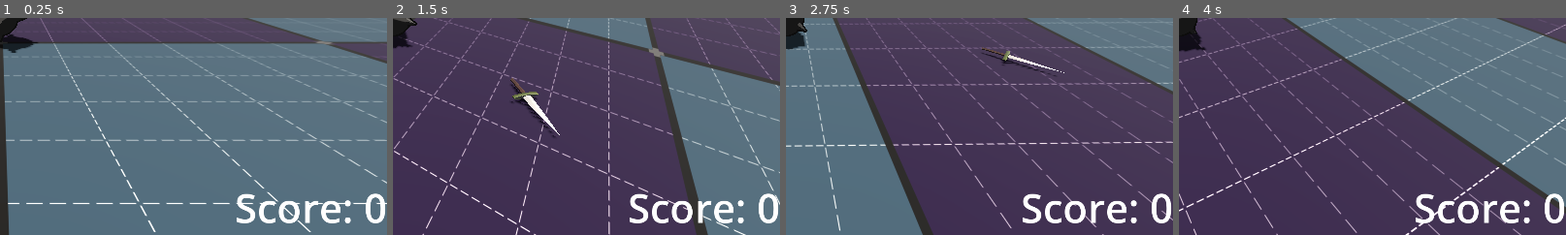
Above: before the commit, frames 1-4 (left to right).
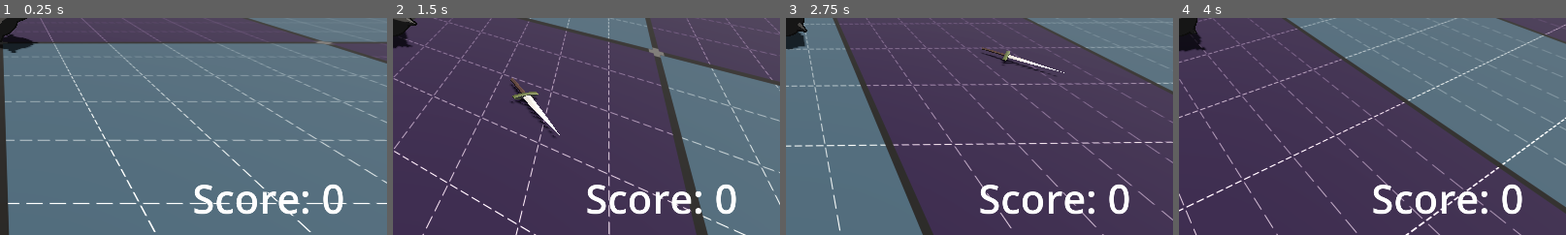
Above: after the commit, the same moments.

Repository: erikringwalters/pirate-jam-16-prototype
Game: Godot game, scene res://scenes/main.tscn
Same seed, same stepped clock (60 frames per second), same inputs: the game is played once before the commit and once after it.
Inputs (mouse positions are % of the whole screen's width and height, from its top left):
- Up to frame 1 (0.25 s): no input
- Up to frame 2 (1.5 s): tap Enter (restart) at 0.5, 1.25 s; move the mouse to (72, 45) at 0.52 s; press the mouse at (72, 45) at 0.53 s; hold D (move_right) 0.53-1.28 s; move the mouse to (45, 50) at 1.27 s; release the mouse at (45, 50) at 1.28 s; hold W (move_up) from 1.28 s (still down); click (45, 50) at 1.35 s
- Up to frame 3 (2.75 s): keep holding W (move_up); tap Enter (restart) at 2 s; move the mouse to (52, 48) at 2.02 s; press the mouse at (52, 48) at 2.03 s
- Up to frame 4 (4 s): keep holding W (move_up); tap Enter (restart) at 2.75, 3.5 s; move the mouse to (49, 52) at 2.77 s; release the mouse at (49, 52) at 2.78 s; click (49, 52) at 2.85 s; move the mouse to (57, 51) at 3.52 s; press the mouse at (57, 51) at 3.53 s
The pictures show only the part of the screen within x 50-100%, y 50-100%; the shares and areas given below are measured in that part.

The runs differ from the first frame. In frame 1, 2.9% of the frame differs, in the area x 50-100%, y 76-95%; in frame 2, 3.0%; in frame 3, 3.0%; in frame 4, 3.0%.

Commit message:
wave # shown between waves

Diff:
--- a/scenes/level/level.tscn
+++ b/scenes/level/level.tscn
@@ -69,7 +69,7 @@
 
 [node name="WaveTimer" type="Timer" parent="."]
 unique_name_in_owner = true
-wait_time = 3.0
+wait_time = 5.0
 one_shot = true
 
 [connection signal="timeout" from="EnemyCountTimer" to="." method="_on_enemy_count_timer_timeout"]
--- a/scenes/ui/ui.tscn
+++ b/scenes/ui/ui.tscn
@@ -98,6 +98,19 @@
 theme_override_font_sizes/font_size = 70
 text = "[ Press Enter or Start Button to restart ]"
 
+[node name="WaveCount" type="Label" parent="BlackScreen"]
+layout_mode = 1
+anchors_preset = 15
+anchor_right = 1.0
+anchor_bottom = 1.0
+grow_horizontal = 2
+grow_vertical = 2
+theme_override_colors/font_color = Color(1, 1, 1, 0)
+theme_override_font_sizes/font_size = 200
+text = "Wave X"
+horizontal_alignment = 1
+vertical_alignment = 1
+
 [node name="Score" type="Label" parent="."]
 layout_mode = 1
 anchors_preset = 3
@@ -105,9 +118,22 @@
 anchor_top = 1.0
 anchor_right = 1.0
 anchor_bottom = 1.0
-offset_left = -377.0
-offset_top = -137.0
+offset_left = -482.0
+offset_top = -160.0
+offset_right = -105.0
+offset_bottom = -23.0
 grow_horizontal = 0
 grow_vertical = 0
 theme_override_font_sizes/font_size = 100
 text = "Score: 0"
+
+[node name="WaveFinishedTimer" type="Timer" parent="."]
+wait_time = 1.5
+one_shot = true
+
+[node name="WaveCountTimer" type="Timer" parent="."]
+process_mode = 3
+one_shot = true
+
+[connection signal="timeout" from="WaveFinishedTimer" to="." method="_on_wave_finished_timer_timeout"]
+[connection signal="timeout" from="WaveCountTimer" to="." method="_on_wave_count_timer_timeout"]
--- a/scenes/weapons/explosion.tscn
+++ b/scenes/weapons/explosion.tscn
@@ -7,7 +7,7 @@
 
 [sub_resource type="StandardMaterial3D" id="StandardMaterial3D_nmdyk"]
 transparency = 1
-albedo_color = Color(0.890196, 0.576471, 0, 0.0862745)
+albedo_color = Color(0.890196, 0.576471, 0, 0.160784)
 emission_enabled = true
 emission = Color(0.85337, 0.558816, 0, 1)
 emission_energy_multiplier = 2.0
--- a/scripts/items.gd
+++ b/scripts/items.gd
@@ -12,7 +12,6 @@
 		"base_cooldown": common_base_cooldown,
 		"cooldown_mult": 1.0,
 		"model_rotation": 1,
-		"wave": [1, 3, 2, 3, 2, 4]
 	},
 	"Sword" : {
 		"path":"res://assets/weapons/Sword.fbx",
@@ -22,7 +21,6 @@
 		"base_cooldown": common_base_cooldown,
 		"cooldown_mult": 1.0,
 		"model_rotation": 1,
-		"wave": [0, 0, 1, 3, 2, 4]
 	},
 	"Handgun" : {
 		"path":"res://assets/weapons/Handgun.fbx",
@@ -32,7 +30,6 @@
 		"base_cooldown": common_base_cooldown,
 		"cooldown_mult": 1.0,
 		"model_rotation": 1,
-		"wave": [0, 1, 1, 3, 4, 4]
 	},
 	"Shotgun" : {
 		"path":"res://assets/weapons/Shotgun.fbx",
@@ -42,7 +39,6 @@
 		"base_cooldown": common_base_cooldown,
 		"cooldown_mult": 1.0,
 		"model_rotation": 1,
-		"wave": [0, 0, 0, 0, 1, 3]
 	},
 	"Rocket" : {
 		"path":"res://assets/weapons/Rocket.fbx",
@@ -52,7 +48,6 @@
 		"base_cooldown": 2.0,
 		"cooldown_mult": 1.0,
 		"model_rotation": 1,
-		"wave": [0, 0, 0, 0, 0, 1]
 	}
 }
 
--- a/scripts/level.gd
+++ b/scripts/level.gd
@@ -1,4 +1,6 @@
 extends Node3D
+
+signal wave_finished
 
 @export var enemy_scene : PackedScene
 @export var weapon_scene : PackedScene
@@ -7,7 +9,7 @@
 @export var y_offset : float = 1.0
 @export var spread_offset : float = 5
 @export var wave_n := [1,2,2,3,3,4]
-@export var wave_heal_amount := 250
+@export var wave_heal_amount := 100
 
 var enemies_remaining = 0
 var max_known_wave_count = wave_n.size() - 1
@@ -20,10 +22,10 @@
 func _ready() -> void:
 	enemy_count_timer.wait_time = 0.1
 	spawn_wave(wave_n[get_safe_wave_count()])
+	connect("wave_finished", Callable(ui, "_on_wave_finished"))
 
 # n will be squared
 func spawn_wave(n:int) -> void:
-	get_current_wave_weapons()
 	var x_offset = dist_from_center if GameState.current_wave % 2 == 1 else -dist_from_center
 	var z_offset = dist_from_center if GameState.current_wave % 2 == 0 else -dist_from_center
 	for i in n:
@@ -37,12 +39,6 @@
 				y_offset,
 				j * spread_offset + z_offset
 			)
-
-func get_current_wave_weapons():
-	var weapon_counts := []
-	for key in Items.weapons.keys():
-		weapon_counts.push_back(Items.weapons[key].wave[get_safe_wave_count()])
-	print(weapon_counts)
 
 func _on_enemy_died():
 	enemies_remaining -= 1
@@ -60,12 +56,13 @@
 
 func wave_over():
 	print("wave over")
-	player.heal(250)
+	GameState.current_wave += 1
+	wave_finished.emit()
+	player.heal(wave_heal_amount)
 	wave_timer.start()
 
 func _on_wave_timer_timeout() -> void:
 	print("new wave starting")
-	GameState.current_wave += 1
 	spawn_wave(wave_n[get_safe_wave_count()])
 
 func get_safe_wave_count() -> int:
--- a/scripts/ui.gd
+++ b/scripts/ui.gd
@@ -3,9 +3,12 @@
 @onready var black_screen := $BlackScreen
 @onready var game_over_label := $BlackScreen/GameOver
 @onready var new_game_label := $BlackScreen/NewGame
+@onready var wave_count_label := $BlackScreen/WaveCount
 @onready var health_bar := $HealthBar
 @onready var score_label := $Score
 @onready var damage_indicator := $DamageIndicator
+@onready var wave_finished_timer := $WaveFinishedTimer
+@onready var wave_count_timer := $WaveCountTimer
 
 var screen_size:Vector2
 var game_over_fade_time := 0.5
@@ -16,10 +19,11 @@
 	transform_health_bar()
 	transform_game_over()
 	health_bar.value = GameState.player_health
+	wave_finished_timer.wait_time = 1.5
+	wave_count_timer.wait_time = 1.0
 
 func _physics_process(_delta: float) -> void:
 	damage_indicator.texture.gradient.colors[1].a = lerp(damage_indicator.texture.gradient.colors[1].a, -0.01, damage_fade_speed)
-
 
 func game_over() -> Tween:
 	GameState.is_game_over = true
@@ -37,7 +41,6 @@
 	#game_over_label.position.y = screen_size.y/10
 	new_game_label.position.y = screen_size.y*3/4
 
-
 func _on_health_changed():
 	health_bar.value = GameState.player_health
 	flash_damage()
@@ -47,3 +50,26 @@
 
 func flash_damage():
 	damage_indicator.texture.gradient.colors[1].a = 1.0
+
+func _on_wave_finished():
+	wave_count_label.text = str("Wave ", GameState.current_wave)
+	wave_finished_timer.start()
+
+func show_wave_count() -> Tween:
+	var tween = get_tree().create_tween()
+	tween.parallel().tween_property(black_screen, "color:a", 0.4, game_over_fade_time).set_ease(Tween.EASE_IN_OUT)
+	tween.parallel().tween_property(wave_count_label, "theme_override_colors/font_color:a", 1.0, game_over_fade_time).set_ease(Tween.EASE_IN_OUT)
+	return tween
+
+func hide_wave_count() -> Tween:
+	var tween = get_tree().create_tween()
+	tween.parallel().tween_property(black_screen, "color:a", 0.0, game_over_fade_time).set_ease(Tween.EASE_IN_OUT)
+	tween.parallel().tween_property(wave_count_label, "theme_override_colors/font_color:a", 0.0, game_over_fade_time).set_ease(Tween.EASE_IN_OUT)
+	return tween
+
+func _on_wave_finished_timer_timeout() -> void:
+	await show_wave_count().finished
+	wave_count_timer.start()
+
+func _on_wave_count_timer_timeout() -> void:
+	hide_wave_count()
